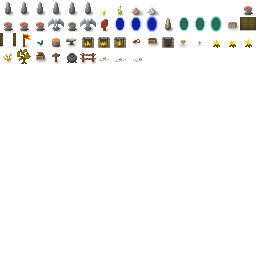
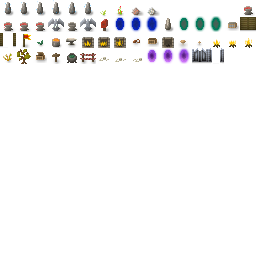
Revision of a layered 256 × 256 image; what changed, layer by layer:
painted on "Foreground" over (146, 48, 224, 64)
